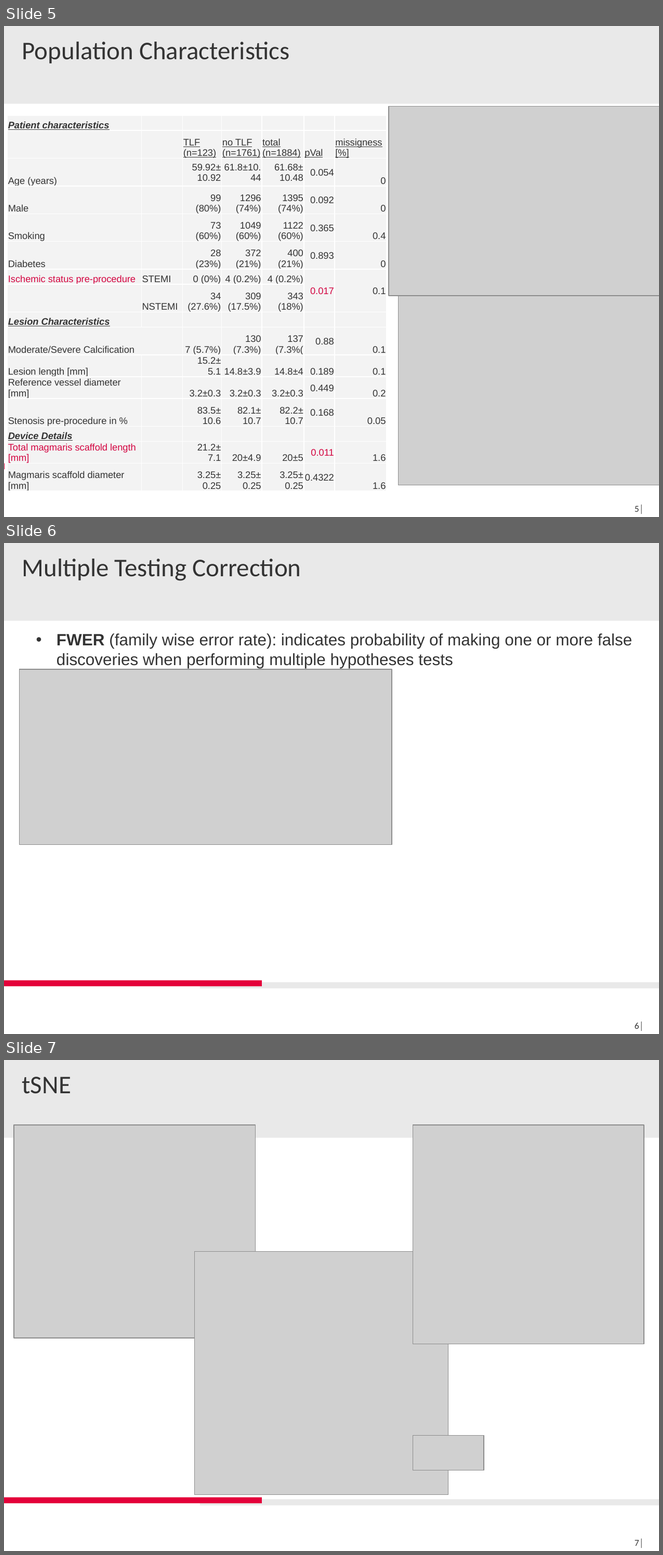
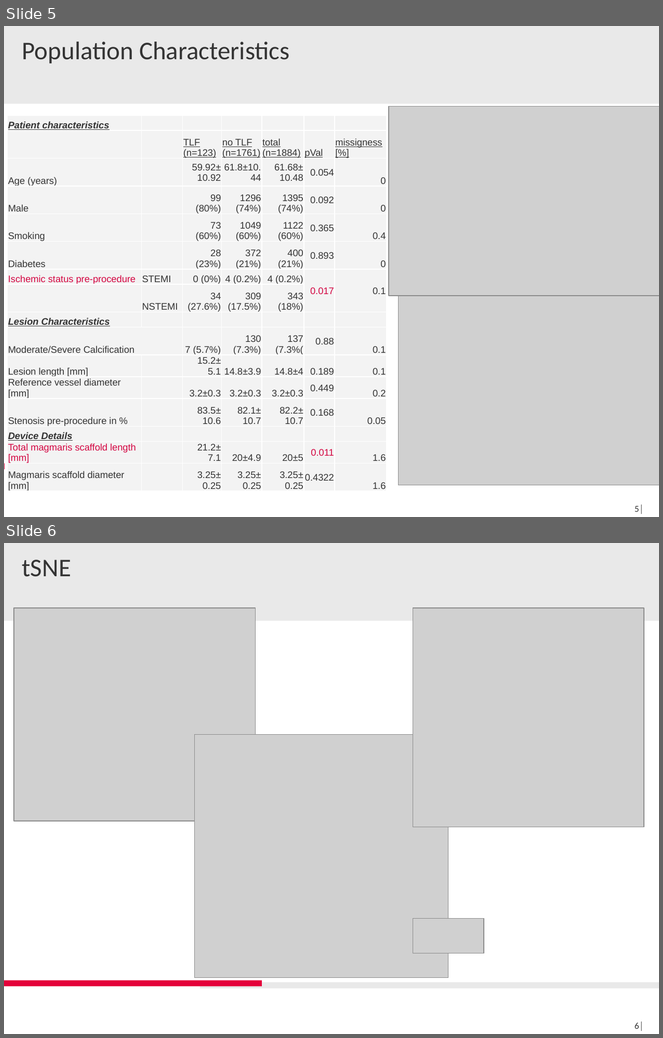
Before and after one commit to IceQueen1996/Masterarbeit, a slide deck: presentations/ProgressReport.pptx. Shown one above the other, each under a label of ours: slides 5, 6 and 7 before the commit, slides 5 and 6 after it. The pictures are 663x1555 and 663x1038 pixels, drawn with LibreOffice and Linux fonts; fonts in the diff are those of the drawing; grey boxes stand for pictures; background and template pictures are left out. Boxes give left, top, right and bottom in pixels: in the first picture for what was removed or moved away, otherwise in the second. Text is boxed around its words. In the diff, an @@ line names an element or a change of style, - is before the commit and + after.

```diff
--- a/presentations/ProgressReport.pptx
+++ b/presentations/ProgressReport.pptx
@@ slide 6 removed at [4,543,659,1034], background #FFFFFF; not listed: 3 template elements that a slide beside it also shows @@
@@ title removed at [22,559,301,581] @@
-Multiple Testing Correction
@@ text removed at [57,633,632,668] @@
-• FWER (family wise error rate): indicates probability of making one or more false discoveries when performing multiple hypotheses tests
@@ picture removed at [19,669,392,845] @@
@@ page number removed at [635,1022,644,1031] @@
-6│
@@ what was slide 7 is now slide 6 @@
@@ page number at [635,1022,644,1031]: text changed @@
-7│
+6│
```
Also in this commit, not shown: 1 slide changed.
